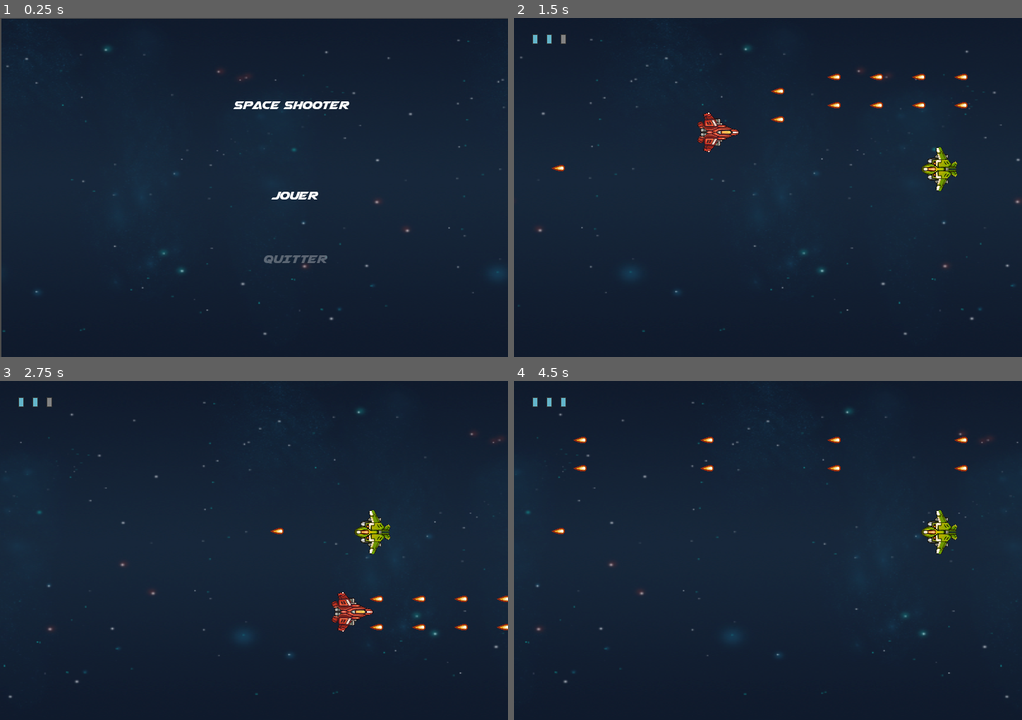
Above: before the commit, frames 1-4 (two rows, left to right).
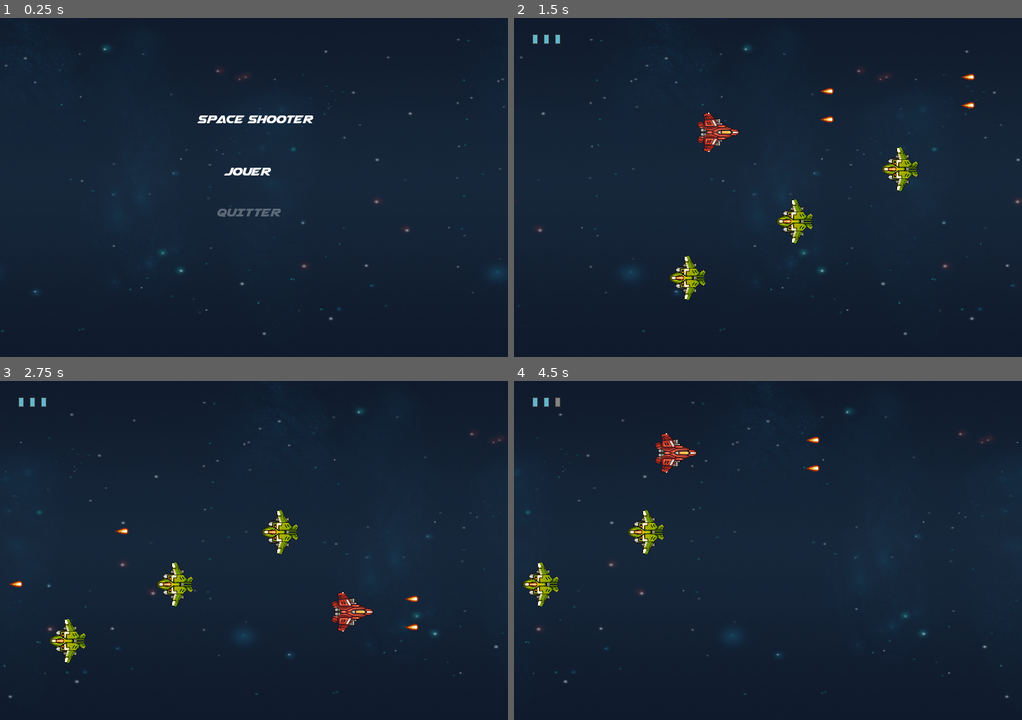
Above: after the commit, the same moments.

Repository: MilleniumBlitz/SpaceShooter
Game: Godot game, scene res://Menu/Start/StartMenu.tscn
Same seed, same stepped clock (60 frames per second), same inputs: the game is played once before the commit and once after it.
Inputs:
- Up to frame 1 (0.25 s): no input
- Up to frame 2 (1.5 s): hold Right (ui_right) 0.53-1.28 s; hold Space (shoot) 0.53-1.28 s; hold Down (ui_down) from 1.28 s (still down); tap Space (shoot) at 1.35 s
- Up to frame 3 (2.75 s): release Down (ui_down) at 2.03 s; hold Right (ui_right) from 2.03 s (still down); hold Space (shoot) from 2.03 s (still down)
- Up to frame 4 (4.5 s): release Right (ui_right) at 2.78 s; release Space (shoot) at 2.78 s; hold Up (ui_up) 2.78-3.53 s; tap Space (shoot) at 2.85, 4.35 s; hold Space (shoot) 3.53-4.28 s; hold Left (ui_left) from 3.53 s (still down)

The runs differ from the first frame. In frame 1, 2.0% of the frame differs, in the area x 0-100%, y 0-100%; in frame 2, 2.5%, in the area x 5-91%, y 4-84%; in frame 3, 2.4%; in frame 4, 2.4%.

Commit message:
Clean some code

Diff:
--- a/Levels/Base/BaseLevel.gd
+++ b/Levels/Base/BaseLevel.gd
@@ -1,22 +1,30 @@
 extends Node2D
 
 var player = preload("res://entities/player/Player.tscn")
+var number_of_enemies_to_kill = 3
+var nbr_dead_enemies = 0
 
 func _ready():
 
 	LevelManager.connect("player_hit", $CanvasLayer/HealthUI, "player_hit")
+	for enemy in $Enemies.get_children():
+		enemy.connect("enemy_dead", self, "enemy_dead")
+		enemy.connect("enemy_escaped", self, "enemy_escaped")
 
-func _process(delta):
+func enemy_dead():
+	print(" un ennemi est mort ")
+	nbr_dead_enemies += 1
+	if number_of_enemies_to_kill == nbr_dead_enemies:
+		print("VICTORY")
+#		LevelManager.game_over(1)
 
-	if $Enemies.get_child_count() == 0:
-		print("VICTORY")
-		LevelManager.game_over(1)
-
-
+func enemy_escaped():
+	print(" un ennemi s'échape ")
+	#RETIRER UNE VIE AU JOUEUR
+	LevelManager.hit_player()
 
 func _on_EndArea_area_entered(area):
-
-	if area is Ennemy:
-		print("FAIL")
-		print("GAME OVER")
-		LevelManager.game_over(0)
+	pass
+#	if area is Ennemy:
+#		#TOUCHER LE JOUEUR ICI / HIT POUR LUI ENLEVER UNE VIE
+#		LevelManager.hit_player()
--- a/Levels/Base/BaseLevel.tscn
+++ b/Levels/Base/BaseLevel.tscn
@@ -1,8 +1,7 @@
-[gd_scene load_steps=7 format=2]
+[gd_scene load_steps=6 format=2]
 
 [ext_resource path="res://Levels/Base/BaseLevel.gd" type="Script" id=1]
 [ext_resource path="res://Background.tscn" type="PackedScene" id=2]
-[ext_resource path="res://font.tres" type="DynamicFont" id=3]
 [ext_resource path="res://UI/HealthUI.tscn" type="PackedScene" id=4]
 [ext_resource path="res://entities/player/Player.tscn" type="PackedScene" id=5]
 
@@ -20,16 +19,6 @@
 
 [node name="CanvasLayer" type="CanvasLayer" parent="."]
 
-[node name="Health" type="Label" parent="CanvasLayer"]
-visible = false
-margin_right = 40.0
-margin_bottom = 14.0
-custom_fonts/font = ExtResource( 3 )
-text = "100"
-__meta__ = {
-"_edit_use_anchors_": false
-}
-
 [node name="HealthUI" parent="CanvasLayer" instance=ExtResource( 4 )]
 
 [node name="EndArea" type="Area2D" parent="."]
--- a/Levels/Level1.tscn
+++ b/Levels/Level1.tscn
@@ -7,4 +7,9 @@
 
 [node name="Enemy" parent="Enemies" index="0" instance=ExtResource( 1 )]
 position = Vector2( 659.415, 213.574 )
-speed = 1.0
+
+[node name="Enemy2" parent="Enemies" index="1" instance=ExtResource( 1 )]
+position = Vector2( 509.913, 288.325 )
+
+[node name="Enemy3" parent="Enemies" index="2" instance=ExtResource( 1 )]
+position = Vector2( 357.742, 368.416 )
--- a/Menu/End/EndMenu.tscn
+++ b/Menu/End/EndMenu.tscn
@@ -9,16 +9,14 @@
 script = ExtResource( 3 )
 
 [node name="Background" parent="." instance=ExtResource( 1 )]
-margin_left = 1.12244
-margin_top = -2.11893
-margin_right = 1281.12
-margin_bottom = 717.881
+margin_right = 720.0
+margin_bottom = 480.0
 
 [node name="Label" type="Label" parent="."]
-margin_left = 641.447
-margin_top = 176.398
-margin_right = 757.447
-margin_bottom = 190.398
+margin_left = 157.858
+margin_top = 88.4877
+margin_right = 365.858
+margin_bottom = 106.488
 custom_fonts/font = ExtResource( 2 )
 text = "VICTOIRE/DEFAITE"
 __meta__ = {
@@ -26,13 +24,13 @@
 }
 
 [node name="Restart" type="Node2D" parent="."]
+position = Vector2( 147.462, 218.814 )
 script = ExtResource( 4 )
+__meta__ = {
+"_edit_group_": true
+}
 
 [node name="Label" type="Label" parent="Restart"]
-margin_left = 596.728
-margin_top = 243.59
-margin_right = 722.728
-margin_bottom = 261.59
 custom_fonts/font = ExtResource( 2 )
 text = "REDEMARER"
 __meta__ = {
@@ -40,13 +38,13 @@
 }
 
 [node name="Quit" type="Node2D" parent="."]
+position = Vector2( 154.682, 271.223 )
 script = ExtResource( 4 )
+__meta__ = {
+"_edit_group_": true
+}
 
 [node name="Label" type="Label" parent="Quit"]
-margin_left = 629.267
-margin_top = 334.087
-margin_right = 684.267
-margin_bottom = 348.087
 custom_fonts/font = ExtResource( 2 )
 text = "QUITTER"
 __meta__ = {
--- a/Menu/Scripts/SimpleMenu.gd
+++ b/Menu/Scripts/SimpleMenu.gd
@@ -10,7 +10,6 @@
 
 signal selected_item
 
-# Called when the node enters the scene tree for the first time.
 func _ready():
 	update_menu()
 
@@ -34,12 +33,13 @@
 			items[idx].modulate.a = UNSELECTED_ITEM_OPACITY
 
 func _input(event):
+
 	if event.is_action_pressed("ui_up"):
 		cur_item -= 1
 		if cur_item < 0: cur_item += items.size()
 		set_item()
-		#le truc précdéent
 		pass
+
 	elif event.is_action_pressed("ui_down"):
 		cur_item += 1
 		if cur_item >= items.size(): cur_item -= items.size()
@@ -52,7 +52,3 @@
 
 func _on_item_selected(value):
 	pass
-
-func _on_StartBtn_pressed():
-	get_tree().change_scene("res://Menu/LevelSelectionMenu/LevelSelectionMenu.tscn")
-	pass # Replace with function body.
--- a/Menu/Start/StartMenu.tscn
+++ b/Menu/Start/StartMenu.tscn
@@ -9,51 +9,61 @@
 script = ExtResource( 1 )
 
 [node name="Background" parent="." instance=ExtResource( 2 )]
-margin_left = 2.0
-margin_top = 1.0
 margin_right = 720.0
 margin_bottom = 480.0
 
 [node name="Label" type="Label" parent="."]
-anchor_left = 0.5
-anchor_right = 0.5
-margin_left = 330.0
-margin_top = 114.0
-margin_right = 523.0
-margin_bottom = 132.0
+margin_left = 263.706
+margin_top = 133.635
+margin_right = 456.706
+margin_bottom = 151.635
 custom_fonts/font = ExtResource( 4 )
 text = "SPACE SHOOTER"
+align = 1
+valign = 1
 __meta__ = {
 "_edit_use_anchors_": false
 }
 
 [node name="Start" type="Node2D" parent="."]
-position = Vector2( 383.669, 242.122 )
+position = Vector2( 350.218, 216.981 )
 script = ExtResource( 5 )
 __meta__ = {
 "_edit_group_": true
 }
 
 [node name="Label" type="Label" parent="Start"]
-margin_right = 40.0
-margin_bottom = 14.0
+anchor_left = 0.5
+anchor_top = 0.5
+anchor_right = 0.5
+anchor_bottom = 0.5
+margin_left = -32.5
+margin_top = -9.0
+margin_right = 32.5
+margin_bottom = 9.0
 custom_fonts/font = ExtResource( 4 )
-text = "JOUER
-"
+text = "JOUER"
+align = 1
 __meta__ = {
 "_edit_use_anchors_": false
 }
 
 [node name="Quit" type="Node2D" parent="."]
-position = Vector2( 372.199, 331.53 )
+position = Vector2( 351.169, 274.822 )
 script = ExtResource( 5 )
 __meta__ = {
 "_edit_group_": true
 }
 
 [node name="Label" type="Label" parent="Quit"]
-margin_right = 55.0
-margin_bottom = 14.0
+anchor_left = 0.5
+anchor_top = 0.5
+anchor_right = 0.5
+anchor_bottom = 0.5
+margin_left = -45.0
+margin_top = -9.0
+margin_right = 45.0
+margin_bottom = 9.0
 custom_fonts/font = ExtResource( 4 )
 text = "QUITTER"
 __meta__ = {
--- a/UI/HealthUI.gd
+++ b/UI/HealthUI.gd
@@ -5,8 +5,7 @@
 
 func _ready():
 
-	#CREATION D'UN NOUVEL EMPLACEMENT DE VIE
-	# ICI LA MAX HEALTH
+	#CREATION D'UN NOUVEL EMPLACEMENT DE VIE / ICI LA MAX HEALTH (LE 3 dans range)
 	var position = Vector2(30,30)
 	for i in range(3):
 
@@ -16,15 +15,11 @@
 		health_view.position = position
 		add_child(health_view)
 
-		position.x += 20
+		position.x += 16
 
 	#CONNEXION AU MANAGER DE NIVEAU
 #	LevelManager.connect("health_changed", self, "set_health")
 
 func player_hit(health):
-
 	var toto = get_child(health)
-	print("oui")
-	print(health)
-	print(toto.name)
 	toto.texture = health_bar_empty
--- a/bullet.gd
+++ b/bullet.gd
@@ -1,17 +1,17 @@
 extends Area2D
+class_name Bullet
 
-export var SPEED = 1
+var SPEED = 20
 var direction : Vector2
 
 func _physics_process(delta):
 	global_position += direction.normalized() * SPEED
 
-
 func _on_bullet_body_entered(body):
 
 	#LE JOUEUR EST TOUCHE PAR UNE BALLE MAIS PAS DE DOMAGE SPECIFIQUE SUR ELLE MEME
 	#ELLE RETIRE JUSTE UNE VIE AU JOUEUR
-	print("oui ça touche le joueur")
-#	var bullet_damage = 1
 	LevelManager.hit_player()
-#	LevelManager.player_health -= bullet_damage
+
+func _on_VisibilityNotifier2D_screen_exited():
+	queue_free()
--- a/bullet.tscn
+++ b/bullet.tscn
@@ -7,7 +7,6 @@
 
 [node name="bullet" type="Area2D"]
 script = ExtResource( 2 )
-SPEED = 10
 
 [node name="Sprite" type="Sprite" parent="."]
 rotation = 1.5708
@@ -16,4 +15,7 @@
 [node name="CollisionShape2D" type="CollisionShape2D" parent="."]
 scale = Vector2( 1, 0.5 )
 shape = SubResource( 1 )
+
+[node name="VisibilityNotifier2D" type="VisibilityNotifier2D" parent="."]
 [connection signal="body_entered" from="." to="." method="_on_bullet_body_entered"]
+[connection signal="screen_exited" from="VisibilityNotifier2D" to="." method="_on_VisibilityNotifier2D_screen_exited"]
--- a/entities/enemy/Enemy.gd
+++ b/entities/enemy/Enemy.gd
@@ -1,19 +1,19 @@
 extends Area2D
 class_name Ennemy
 
-export(float) var speed = 200
-
-export(float) var fire_rate = 0.4
-onready var shoot_cooldown = $FireRateTimer
+signal enemy_dead()
+signal enemy_escaped()
 
 var bullet = preload("res://bullet.tscn")
 
-signal enemy_dead
+onready var shoot_cooldown = $FireRateTimer
+
+var speed = 2
 
 func _physics_process(delta):
 
 	if shoot_cooldown.is_stopped():
-		shoot_cooldown.start(fire_rate)
+		shoot_cooldown.start()
 
 		# SHOOT PROJECTILE
 		var new_bullet = bullet.instance()
@@ -24,7 +24,6 @@
 	# MOVEMENT TO THE LEFT
 	global_position.x -= speed
 
-
 func _on_Enemy_body_shape_entered(body_id, body, body_shape, area_shape):
 
 	# LE JOUEUR PERCUTE L'ENNEMI
@@ -33,6 +32,14 @@
 
 func _on_Enemy_area_shape_entered(area_id, area, area_shape, self_shape):
 
-	# A PLAYER BULLET HIT THE ENEMY
-	queue_free()
-	emit_signal("enemy_dead", get_tree().get_root())
+	if area is Bullet:
+		#UNE BALLE DU JOUEUR TOUCHE L'ENNEMI / MORT
+		emit_signal("enemy_dead")
+	else:
+		#L'ENNEMI S'ECHAPE
+		emit_signal("enemy_escaped")
+#	queue_free()
+
+	#L'ENNMI EST MORT
+#
+#
--- a/entities/enemy/Enemy.tscn
+++ b/entities/enemy/Enemy.tscn
@@ -9,8 +9,6 @@
 [node name="Enemy" type="Area2D"]
 rotation = 1.5708
 script = ExtResource( 2 )
-speed = 2.0
-fire_rate = 1.0
 
 [node name="Sprite" type="Sprite" parent="."]
 texture = ExtResource( 1 )
@@ -19,6 +17,7 @@
 shape = SubResource( 1 )
 
 [node name="FireRateTimer" type="Timer" parent="."]
+wait_time = 2.0
 one_shot = true
 
 [node name="ShootingPoint" type="Position2D" parent="."]
--- a/project.godot
+++ b/project.godot
@@ -9,6 +9,11 @@
 config_version=4
 
 _global_script_classes=[ {
+"base": "Area2D",
+"class": "Bullet",
+"language": "GDScript",
+"path": "res://bullet.gd"
+}, {
 "base": "Area2D",
 "class": "Ennemy",
 "language": "GDScript",
@@ -25,6 +30,7 @@
 "path": "res://Menu/Scripts/SimpleMenuItem.gd"
 } ]
 _global_script_class_icons={
+"Bullet": "",
 "Ennemy": "",
 "SimpleMenu": "",
 "SimpleMenuItem": ""
